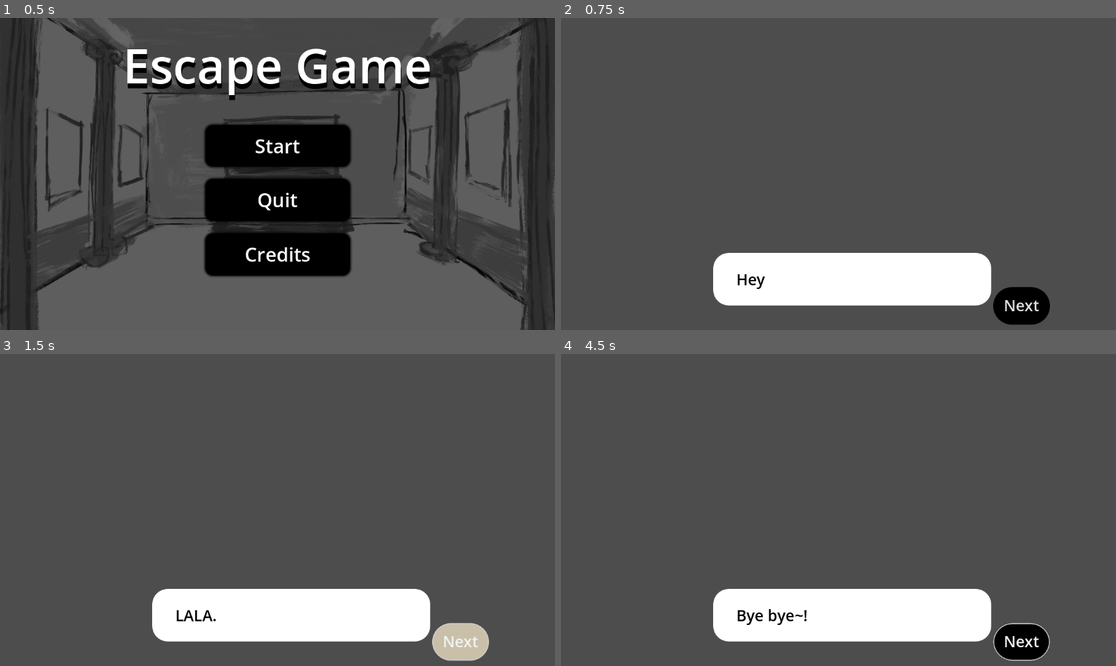
Above: before the commit, frames 1-4 (two rows, left to right).
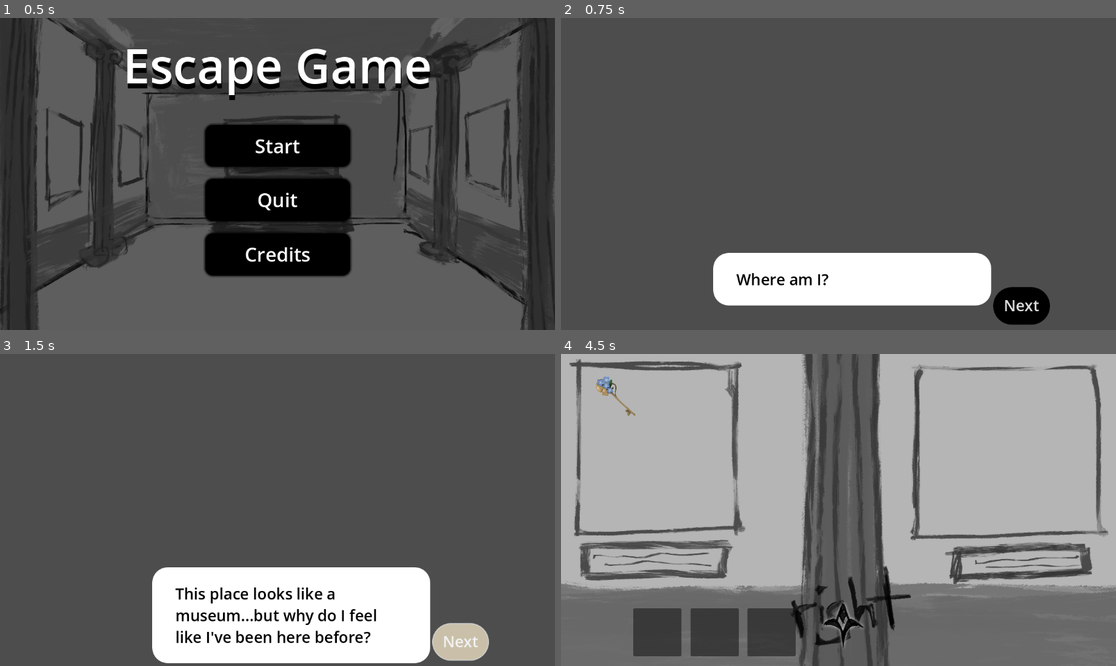
Above: after the commit, the same moments.

Repository: yaliu10/Escape-Room
Game: Godot game, scene res://Scenes/start_menu.tscn
The game is run twice, just before and just after one commit, with the same random seed, the same clock (stepped at 60 frames per second) and the same inputs. The engine's default icon, where the game draws it, is replaced by a stand-in: a white triangle on a blue panel in a dark square.
Inputs (mouse positions are in pixels of both pictures, inside the frame that each line leads up to):
- Up to frame 1 (0.5 s): no input
- Up to frame 2 (0.75 s): click "Start" at 0.5 s
- Up to frame 3 (1.5 s): click "Next" at 1.25 s
- Up to frame 4 (4.5 s): click "Next" at 2 s; click "Next" at 2.75 s; tap Enter at 3.5 s; click (1027, 510) at 4.27 s

Frame 1 is identical in both runs. In frame 2, 0.3% of the frame differs, in the area x 31-49%, y 81-87%; in frame 3, 8.6%; in frame 4, 82%, in the area x 0-100%, y 0-100%.

Commit message:
drag and drop

Diff:
--- a/escape-room/Scenes/right_wall.tscn
+++ b/escape-room/Scenes/right_wall.tscn
@@ -1,8 +1,10 @@
-[gd_scene load_steps=4 format=3 uid="uid://lmgvxbx75jx2"]
+[gd_scene load_steps=6 format=3 uid="uid://lmgvxbx75jx2"]
 
 [ext_resource type="Script" path="res://Scripts/right_wall.gd" id="1_pwk68"]
 [ext_resource type="Texture2D" uid="uid://dm7fqcwymr2lp" path="res://art/placeholder right wall.PNG" id="1_wix7h"]
 [ext_resource type="Texture2D" uid="uid://pnpi4rjo80q4" path="res://art/placeholder arrow.PNG" id="3_cxqnp"]
+[ext_resource type="PackedScene" uid="uid://b3wixu7c5mwjv" path="res://Scenes/test_inventory.tscn" id="4_5t67b"]
+[ext_resource type="Texture2D" uid="uid://buixlxfg5dmxr" path="res://art/Key1.png" id="5_2thtb"]
 
 [node name="Right Wall" type="Control"]
 layout_mode = 3
@@ -13,10 +15,15 @@
 grow_vertical = 2
 script = ExtResource("1_pwk68")
 
-[node name="PlaceholderRightWall" type="Sprite2D" parent="."]
-position = Vector2(602, 323)
-scale = Vector2(0.3, 0.3)
+[node name="TextureRect" type="TextureRect" parent="."]
+layout_mode = 1
+anchors_preset = 15
+anchor_right = 1.0
+anchor_bottom = 1.0
+grow_horizontal = 2
+grow_vertical = 2
 texture = ExtResource("1_wix7h")
+expand_mode = 1
 
 [node name="Button" type="Button" parent="."]
 layout_mode = 0
@@ -29,4 +36,24 @@
 icon = ExtResource("3_cxqnp")
 flat = true
 
+[node name="TestInventory" parent="." instance=ExtResource("4_5t67b")]
+layout_mode = 0
+offset_left = 150.0
+offset_top = 528.0
+offset_right = 250.0
+offset_bottom = 628.0
+texture = null
+
+[node name="Item" type="Button" parent="."]
+unique_name_in_owner = true
+layout_mode = 0
+offset_left = 67.0
+offset_top = 43.0
+offset_right = 843.0
+offset_bottom = 819.0
+scale = Vector2(0.118831, 0.118831)
+icon = ExtResource("5_2thtb")
+flat = true
+
 [connection signal="pressed" from="Button" to="." method="_on_button_pressed"]
+[connection signal="pressed" from="Item" to="TestInventory" method="_on_item_pressed"]
--- /dev/null
+++ b/escape-room/Scenes/test_inventory.tscn
@@ -0,0 +1,38 @@
+[gd_scene load_steps=3 format=3 uid="uid://b3wixu7c5mwjv"]
+
+[ext_resource type="Texture2D" uid="uid://buixlxfg5dmxr" path="res://art/Key1.png" id="1_mjb3o"]
+[ext_resource type="Script" path="res://test_inventory.gd" id="2_vmedc"]
+
+[node name="TestInventory" type="TextureRect"]
+custom_minimum_size = Vector2(100, 100)
+offset_right = 40.0
+offset_bottom = 40.0
+texture = ExtResource("1_mjb3o")
+expand_mode = 1
+script = ExtResource("2_vmedc")
+
+[node name="Panel" type="Panel" parent="."]
+show_behind_parent = true
+custom_minimum_size = Vector2(100, 100)
+layout_mode = 0
+offset_right = 40.0
+offset_bottom = 40.0
+mouse_filter = 2
+
+[node name="Panel2" type="Panel" parent="."]
+show_behind_parent = true
+custom_minimum_size = Vector2(100, 100)
+layout_mode = 0
+offset_left = 119.0
+offset_right = 219.0
+offset_bottom = 100.0
+mouse_filter = 2
+
+[node name="Panel3" type="Panel" parent="."]
+show_behind_parent = true
+custom_minimum_size = Vector2(100, 100)
+layout_mode = 0
+offset_left = 237.0
+offset_right = 337.0
+offset_bottom = 100.0
+mouse_filter = 2
--- a/escape-room/Scripts/beginning_dialogue.gd
+++ b/escape-room/Scripts/beginning_dialogue.gd
@@ -4,11 +4,10 @@
 @onready var next_button: Button = %NextButton
 
 @export var dialogue_items: Array[String] = [
-	"Hey",
-	"LALA.",
-	"Haha",
-	"Hehe",
-	"Bye bye~!",
+	"Where am I?",
+	"This place looks like a museum...but why do I feel like I've been here before?",
+	"Who am I? Why can't I remember anything?",
+	"Maybe I should look around...",
 ]
 
 var current_item_index := 0
--- /dev/null
+++ b/escape-room/test_inventory.gd
@@ -0,0 +1,27 @@
+extends TextureRect
+
+@onready var item: Button = %Item
+var preview_texture
+var key: Texture2D
+
+func _on_item_pressed() -> void:
+	key = item.get_button_icon()
+
+func _get_drag_data(at_position: Vector2) -> Variant:
+
+	preview_texture.texture = texture
+	preview_texture.expand_mode = 1
+	preview_texture.size = Vector2(90,90)
+
+	var preview = Control.new()
+	preview.add_child(preview_texture)
+	set_drag_preview(preview)
+	texture = null
+
+	return preview_texture.texture
+
+func _can_drop_data(at_position: Vector2, data: Variant) -> bool:
+	return data is Texture2D
+
+func _drop_data(at_position: Vector2, data: Variant) -> void:
+	texture = data
Binary file added: escape-room/art/Key1.png
Not shown, added: escape-room/art/Key1.png.import
